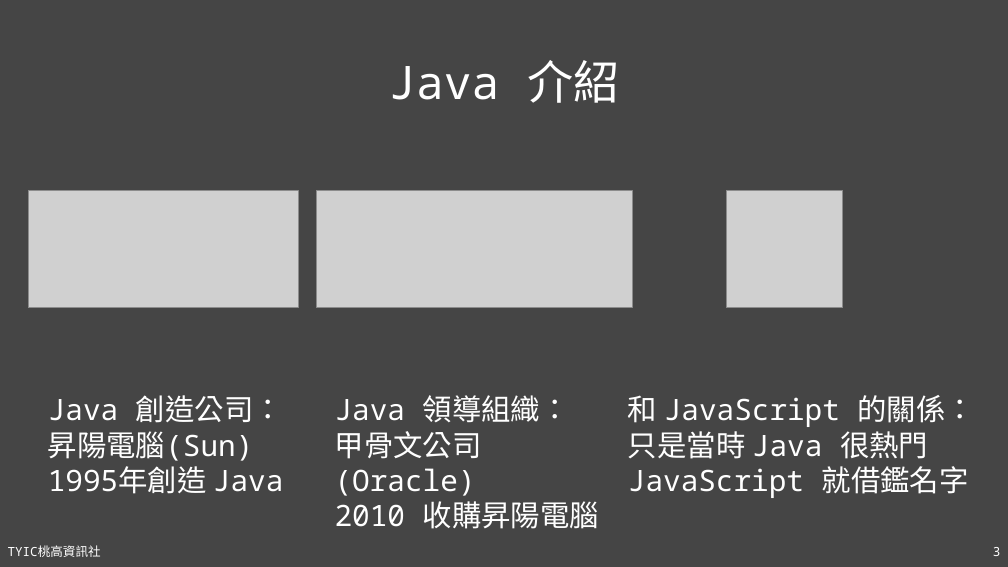
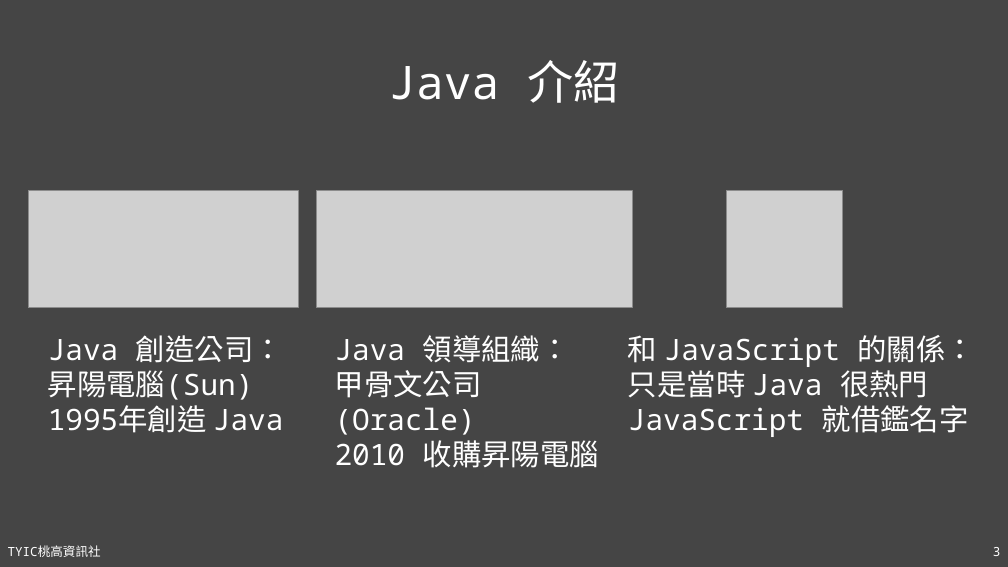
Before and after one commit to TYSHIC/slides, a slide deck: slide 3 of powerpoint/03_編輯器與第一個 Java 程式.pptx. Drawn at 1008x567 pixels with LibreOffice and Linux fonts; fonts in the diff are those of the drawing; grey boxes stand for pictures. Boxes give left, top, right and bottom in pixels: in the first picture for what was removed or moved away, otherwise in the second. Text is boxed around its words. In the diff, an @@ line names an element or a change of style, - is before the commit and + after.

```diff
--- a/powerpoint/03_編輯器與第一個 Java 程式.pptx
+++ b/powerpoint/03_編輯器與第一個 Java 程式.pptx
@@ 3 texts: place and size @@
-3 texts at <box>48,395,975,529</box>
+3 texts at <box>48,335,975,468</box>
```
Also in this commit, not shown: 1 other slide changed, 1 slide added, 5 other files.
